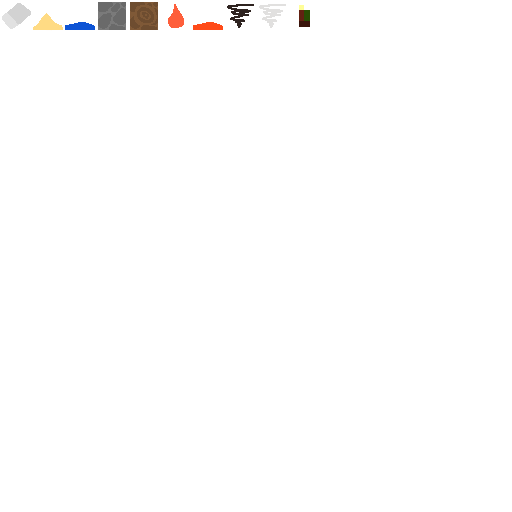
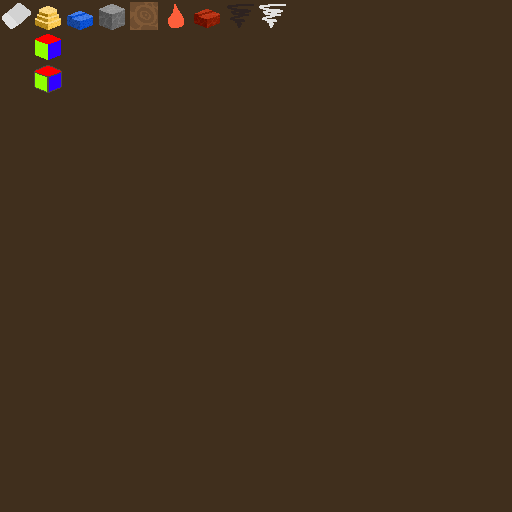
Layered file, before and after one edit (w=512, h=512). Changes by layer:
added group "LAVA" with 7 layers above "STONE" over [191, 0, 223, 35]
added layer "Capa 2 copy 2" (1st of 2, in "LAVA") (linear burn) in group "LAVA" over [191, 0, 223, 30]
added layer "Capa 6 copy 2" (1st of 2, in "LAVA") in group "LAVA" over [194, 15, 207, 35]
added layer "Capa 6 copy" (1st of 2, in "LAVA") in group "LAVA" over [192, 8, 222, 20]
added layer "Capa 2 copy 3" in group "LAVA" over [194, 9, 220, 28]
added group "STONE" with 7 layers above "WATER" over [96, 2, 128, 32]
added layer "Capa 2 copy 2" (2nd of 2, in "STONE") (linear burn) in group "STONE" over [96, 2, 128, 32]
added layer "Capa 6 copy" (2nd of 2, in "STONE") in group "STONE" over [97, 3, 127, 15]
added layer "Capa 2" (2nd of 6, in "STONE") in group "STONE" over [99, 4, 125, 30]
added group "WATER" with 2 layers above "SAND" over [64, 2, 96, 32]
added layer "Capa 2 copy" (1st of 2, in "WATER") (linear burn) in group "WATER" over [64, 2, 96, 32]
added layer "Capa 2" (3rd of 6, in "WATER") in group "WATER" over [67, 11, 93, 30]
added group "SAND" with 2 layers above "Testcubes copy" over [32, 2, 64, 32]
added layer "Capa 2 copy" (2nd of 2, in "SAND") (linear burn) in group "SAND" over [32, 2, 64, 32]
added layer "Capa 2" (4th of 6, in "SAND") in group "SAND" over [35, 6, 61, 30]
added group "Testcubes copy" with 4 layers above "Testcubes" over [34, 65, 95, 93]
added layer "Capa 3" in group "Testcubes copy" over [34, 65, 62, 93]
added layer "Capa 2" (5th of 6, in "Testcubes copy") in group "Testcubes copy" over [35, 66, 61, 92]
added group "Testcubes" with 1 layers above "npc" over [35, 34, 61, 60]
added layer "Capa 2" (6th of 6, in "Testcubes") in group "Testcubes" over [35, 34, 61, 60]
hid "piedra" over [98, 2, 126, 30]
hid "arena" over [33, 13, 63, 31]
showed "Background", painted on it over [0, 0, 512, 512]
…and 7 more changes (4 added, 3 visibility)
